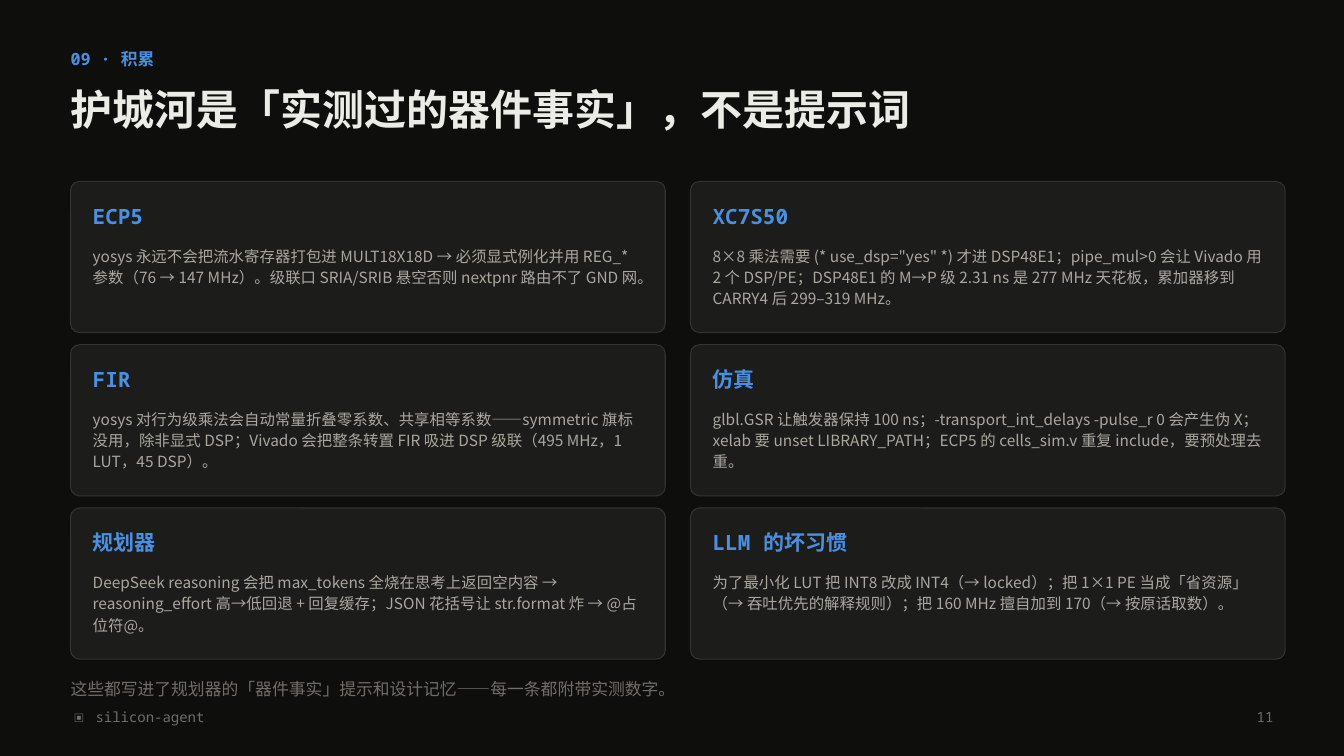
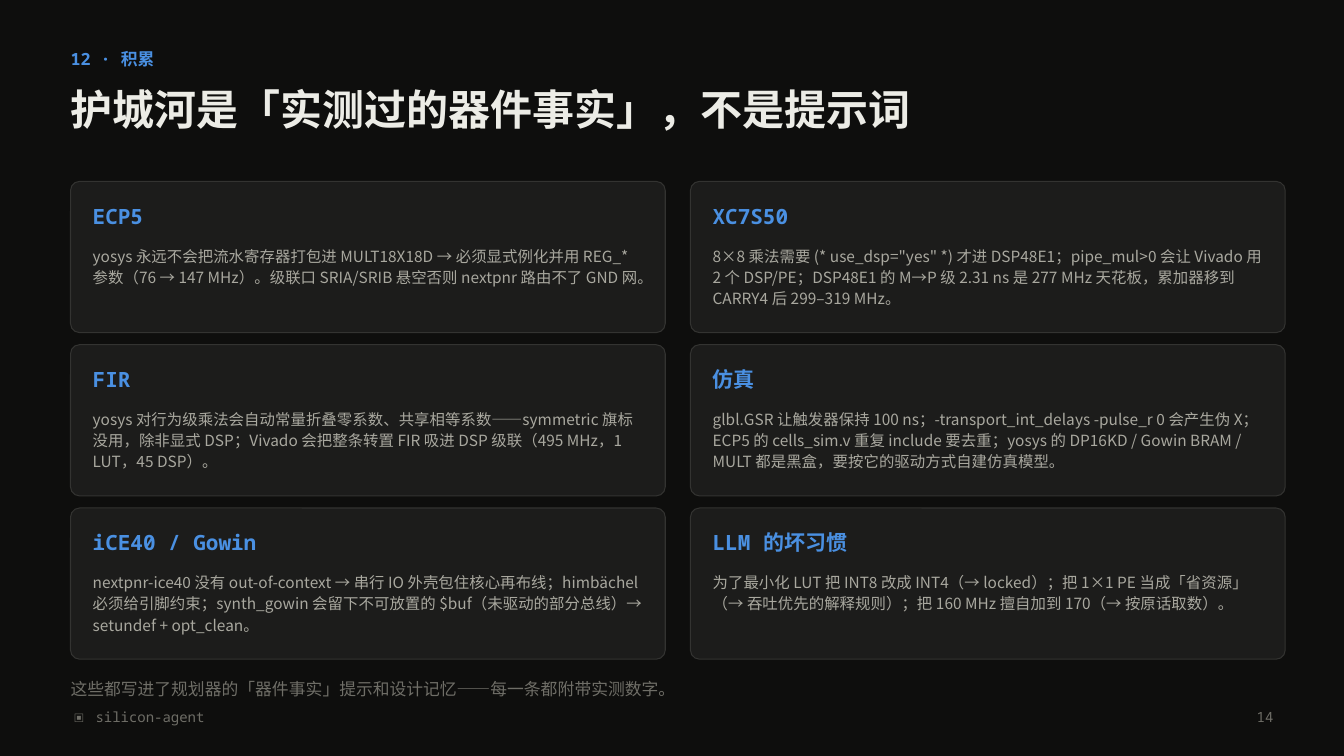
Before and after one commit to Last-emo-boy/SILVOLUTION, a slide deck: slide 14 of docs/silicon-agent-pitch.pptx (slide 11 before the commit). Drawn at 1344x756 pixels with LibreOffice and Linux fonts; fonts in the diff are those of the drawing. Boxes give left, top, right and bottom in pixels: in the first picture for what was removed or moved away, otherwise in the second. Text is boxed around its words. In the diff, an @@ line names an element or a change of style, - is before the commit and + after.

```diff
--- a/docs/silicon-agent-pitch.pptx
+++ b/docs/silicon-agent-pitch.pptx
@@ text at (71, 51, 155, 67): text changed @@
-09 · 积累
+12 · 积累
@@ text at (713, 412, 1258, 469): text changed @@
-glbl.GSR 让触发器保持 100 ns；-transport_int_delays -pulse_r 0 会产生伪 X；xelab 要 unset LIBRARY_PATH；ECP5 的 cells_sim.v 重复 include，要预处理去重。
+glbl.GSR 让触发器保持 100 ns；-transport_int_delays -pulse_r 0 会产生伪 X；ECP5 的 cells_sim.v 重复 include 要去重；yosys 的 DP16KD / Gowin BRAM / MULT 都是黑盒，要按它的驱动方式自建仿真模型。
@@ text at (93, 533, 256, 550): text changed @@
-规划器
+iCE40 / Gowin
@@ text at (93, 575, 641, 635): text changed @@
-DeepSeek reasoning 会把 max_tokens 全烧在思考上返回空内容 → reasoning_effort 高→低回退 + 回复缓存；JSON 花括号让 str.format 炸 → @占位符@。
+nextpnr-ice40 没有 out-of-context → 串行 IO 外壳包住核心再布线；himbächel 必须给引脚约束；synth_gowin 会留下不可放置的 $buf（未驱动的部分总线）→ setundef + opt_clean。
@@ text at (1257, 712, 1274, 722): text changed @@
-11
+14
```
Also in this commit, not shown: 5 other slides changed, 3 slides added, 7 other files.
